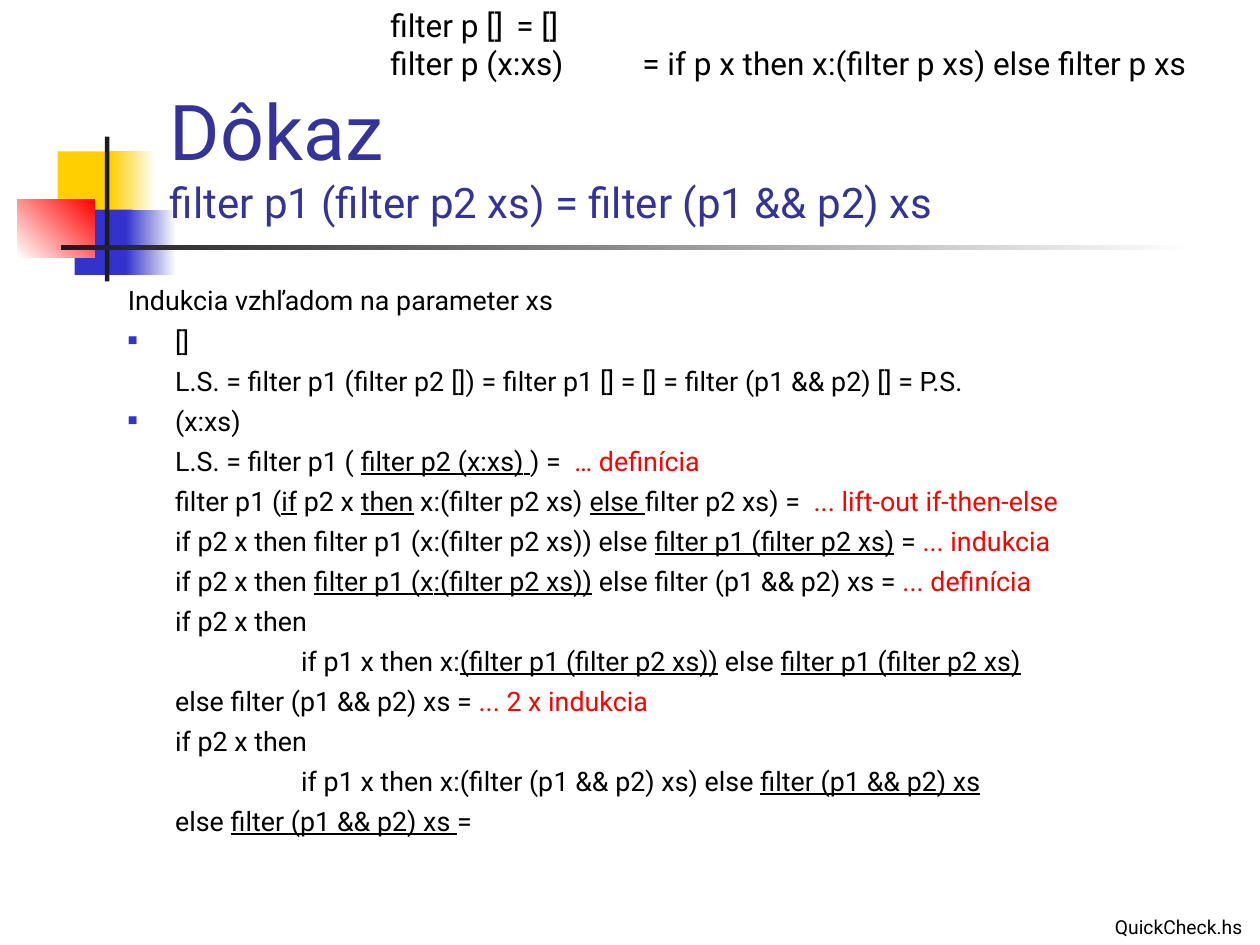
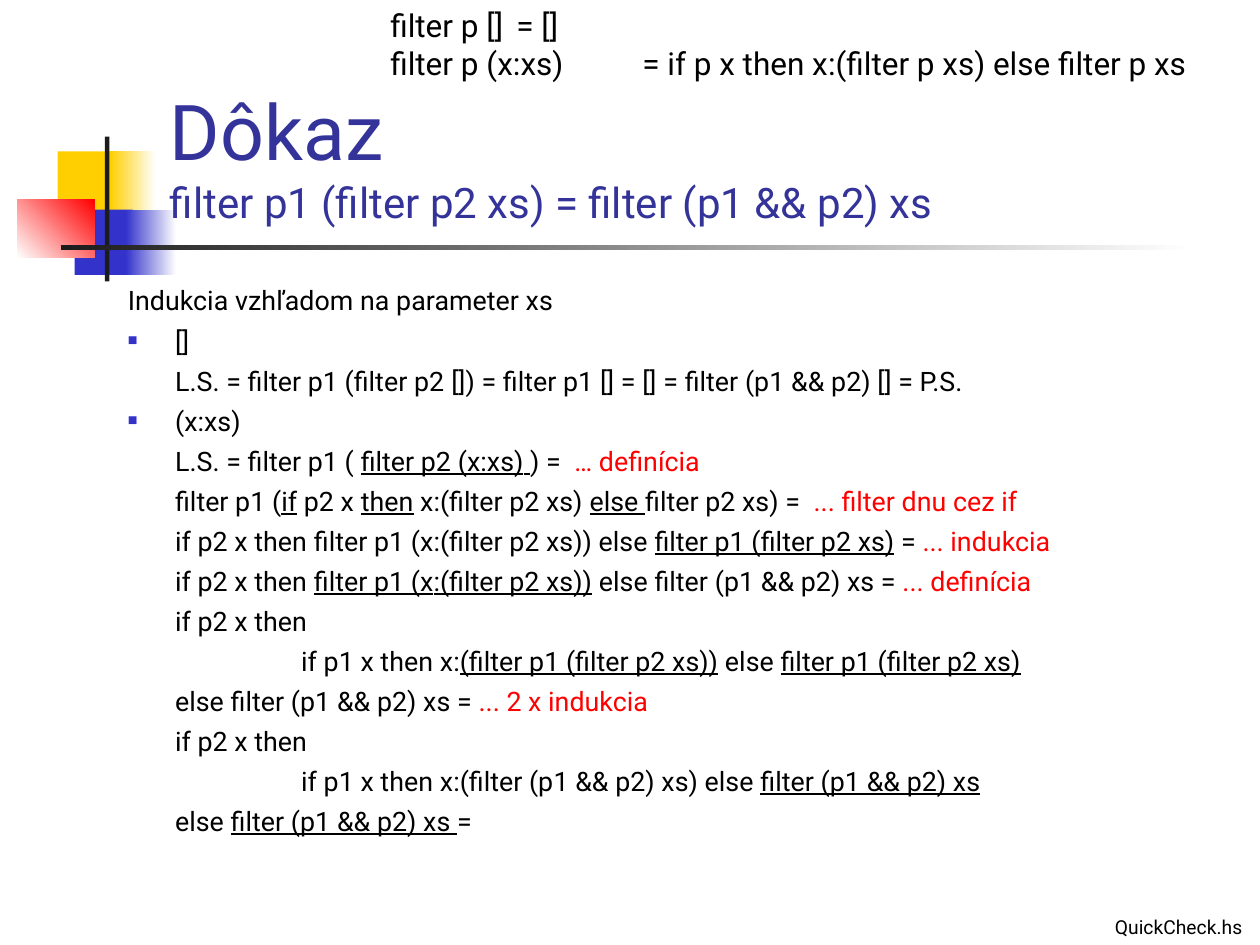
Before and after one commit to Funkcionalne/Prednasky, a slide deck: slide 8 of 02/02_fpro.ppt. Drawn at 1260x945 pixels with LibreOffice and Linux fonts; fonts in the diff are those of the drawing. Boxes give left, top, right and bottom in pixels: in the first picture for what was removed or moved away, otherwise in the second. Text is boxed around its words. In the diff, an @@ line names an element or a change of style, - is before the commit and + after.

```diff
--- a/02/02_fpro.ppt
+++ b/02/02_fpro.ppt
@@ text at bbox=[175, 489, 1017, 517]: text changed @@
-filter p1 (if p2 x then x:(filter p2 xs) else filter p2 xs) = ... lift-out if-then-else
+filter p1 (if p2 x then x:(filter p2 xs) else filter p2 xs) = ... filter dnu cez if
```
Also in this commit, not shown: 12 other slides changed, 2 other files.
